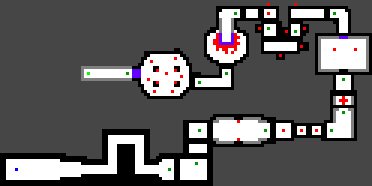
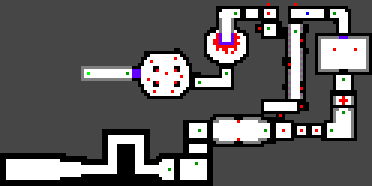
Before/after of a 372 × 186 layered artwork. What changed in the layer stack:
painted on "Layer 2" over [15, 12, 309, 171]
